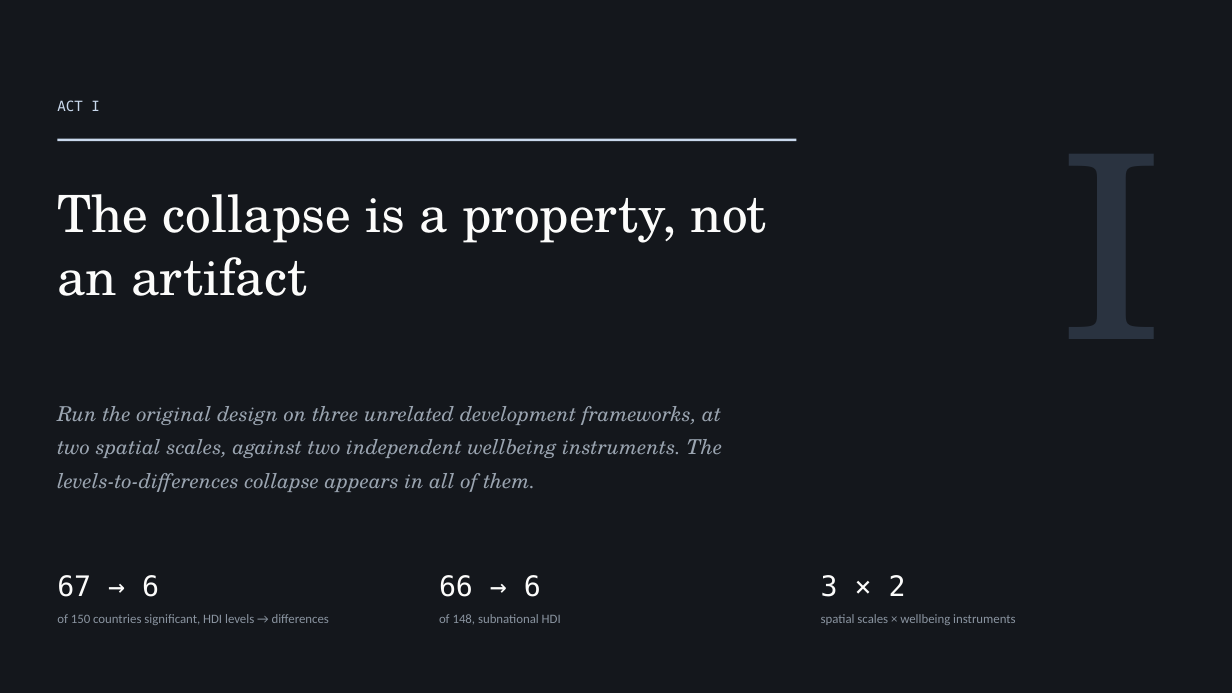
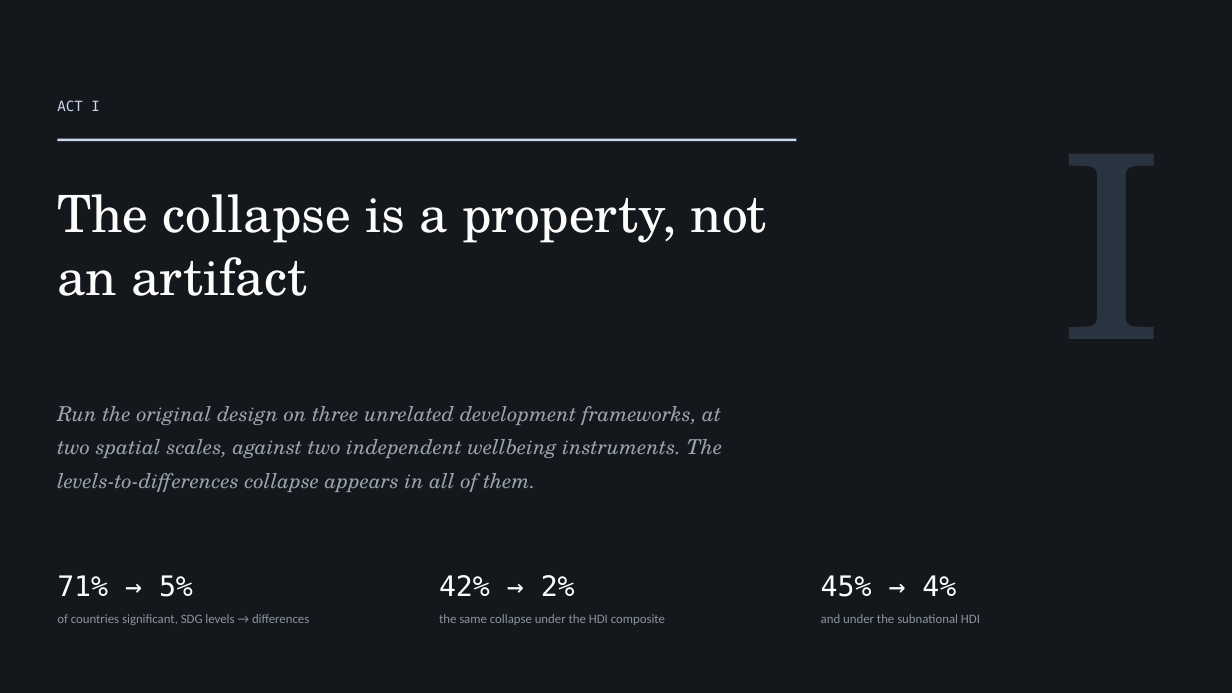
Before and after one commit to cwejnert/HDI-Happiness, a slide deck: slide 3 of deck/The_Education_Exception.pptx. Drawn at 1232x693 pixels with LibreOffice and Linux fonts; fonts in the diff are those of the drawing. Boxes give left, top, right and bottom in pixels: in the first picture for what was removed or moved away, otherwise in the second. Text is boxed around its words. In the diff, an @@ line names an element or a change of style, - is before the commit and + after.

```diff
--- a/deck/The_Education_Exception.pptx
+++ b/deck/The_Education_Exception.pptx
@@ text at bbox=[57, 575, 309, 625]: text changed @@
-67 → 6
-of 150 countries significant, HDI levels → differences
+71% → 5%
+of countries significant, SDG levels → differences
@@ text at bbox=[439, 575, 665, 625]: text changed @@
-66 → 6
-of 148, subnational HDI
+42% → 2%
+the same collapse under the HDI composite
@@ text at bbox=[821, 575, 980, 623]: text changed @@
-3 × 2
-spatial scales × wellbeing instruments
+45% → 4%
+and under the subnational HDI
```
Also in this commit, not shown: 8 other slides changed, 5 other files.
